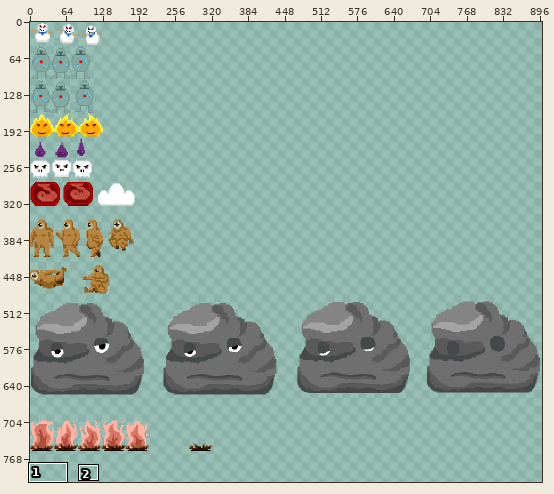
A sprite sheet gets an edit: Assets/Textures/CharacterSheet.png. Above, an overview of the earlier version with the close-up marked.
Close-up. Before:
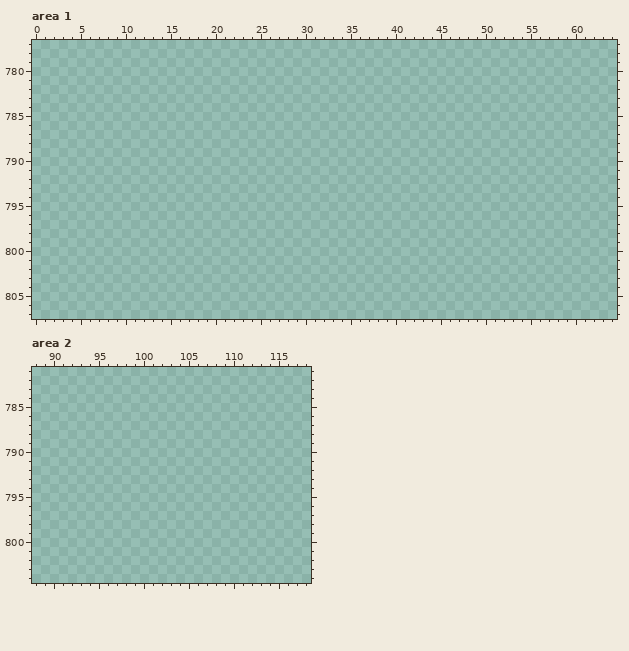
The file is 1024x1024 pixels. Pixels under 10% opacity are left out. Colours within 5 levels of each other are drawn and written as one. Shown: area 1: x 0..64, y 777..807; area 2: x 88..118, y 781..804. The wide view leaves out empty margins.
Palette (. is transparent): 
Once edited:
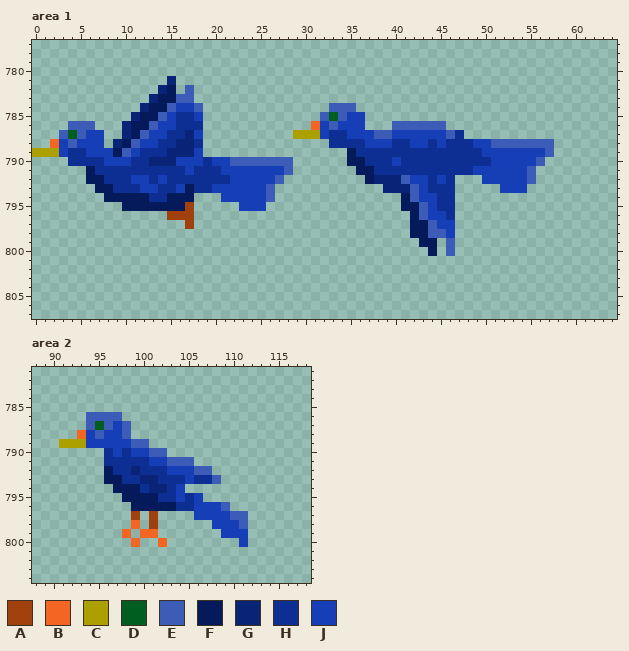
Colours new in this view: A #a0410d  B #f26522  C #aba000  D #005e20  E #3d5cb8  F #051a5a  G #092477  H #0d2e92  J #163eb7
Changes in this commit:
Changed rows in their new state; - is an unchanged pixel.
Area 1:
first column x 0:
781 ---------------G------------------------------------------
782 --------------GF-E----------------------------------------
783 -------------GFFEE----------------------------------------
784 ------------GFFEJJE--------------EEE----------------------
785 -----------GFFEJHHJ-------------EDEJJ---------------------
786 ----EEE---GFFEJJHHH------------BJEJJJ---EEEEEE------------
787 ---EDEJJ--GFEJJHHGJ----------CCCJHHJJJEEJJJJJJEH----------
788 --BJEJJJ-GFEJJHHGGH--------------HHHHJJJHHJJHJHHHJJEEEEEEE
789 CCCJHHJJJFEJHHHGGGJ----------------FHHHHHHHHHHHHHHJJJJJJJE
790 ----HHHHJJJHHGGGJJJHJJEEEEEEE------FFHHHJHHHHHHHHHHJJJJJE-
791 ------FHHHHHHHHHHJHHHJJJJJJJE-------FFHHHHHHHHHHHJJJJJJE--
792 ------FFHHHJJHJHHHHHHHJJJJJE---------FGGGEJJHJH---JJJJJE--
793 -------FFHHHJJHHJFHHJJJJJJE------------GGGEJHHH-----JJJ---
794 --------FFFFFHHFFF---JJJJJE--------------FEJJHH-----------
795 ----------FFFFFFFA-----JJJ---------------FFEJHH-----------
796 ---------------AAA------------------------FEJJH-----------
797 -----------------A------------------------FFEJJ-----------
798 ------------------------------------------FFEEJ-----------
799 -------------------------------------------FF-E-----------
800 --------------------------------------------F-E-----------
Area 2:
first column x 91:
786 ---EEEE--------------
787 ---EDEJE-------------
788 --BJEJJE-------------
789 CCCJJJJJEE-----------
790 -----HJHJJEE---------
791 -----HHHHHJJEEE------
792 -----FHHGHHHJJJEE----
793 -----FFHHGGHHHJHHE---
794 ------FFFHGGHJ-------
795 -------FFFFHHJHJ-----
796 --------FFFFFHHJJJE--
797 --------A-A----JJJJEE
798 --------B-A------JJJE
799 -------B-BB-------JJJ
800 --------B--B--------J
